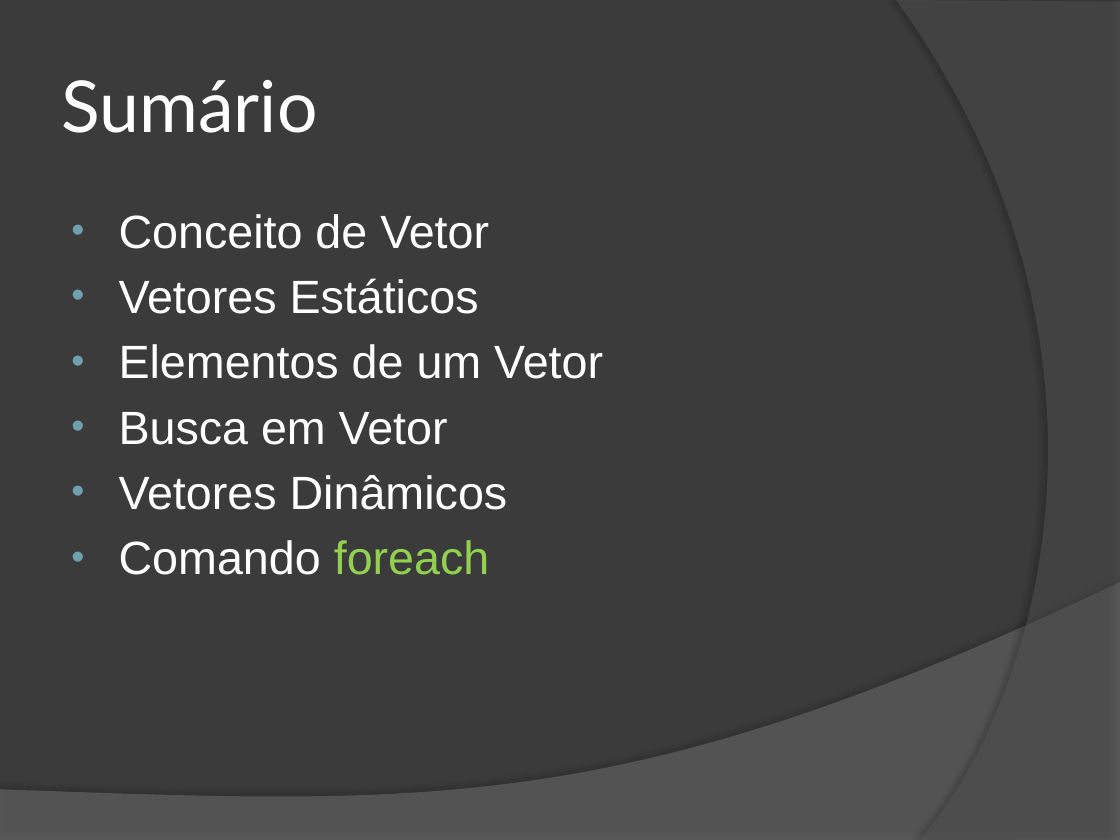
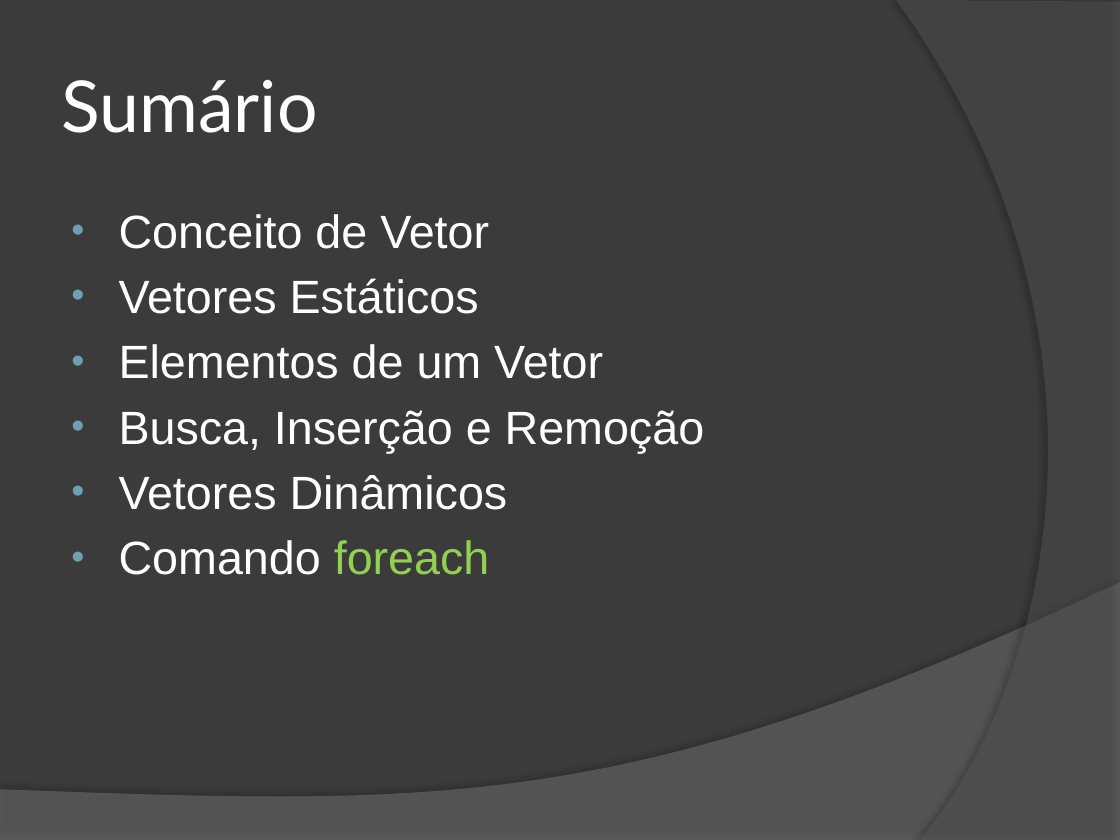
Before and after one commit to wind39/wind39.github.io, a slide deck: slide 2 of curso/modulo1capitulo5.pptx. Drawn at 1120x840 pixels with LibreOffice and Linux fonts; fonts in the diff are those of the drawing. Boxes give left, top, right and bottom in pixels: in the first picture for what was removed or moved away, otherwise in the second. Text is boxed around its words. In the diff, an @@ line names an element or a change of style, - is before the commit and + after.

```diff
--- a/curso/modulo1capitulo5.pptx
+++ b/curso/modulo1capitulo5.pptx
@@ text at box(119, 410, 705, 453): text changed @@
-• Busca em Vetor
+• Busca, Inserção e Remoção
```
Also in this commit, not shown: 2 other files.
